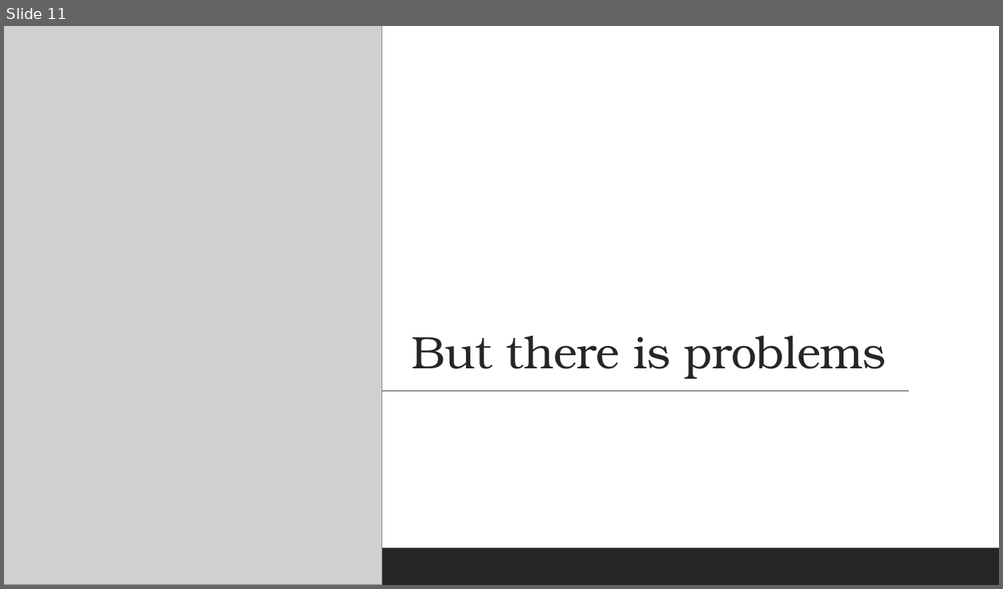
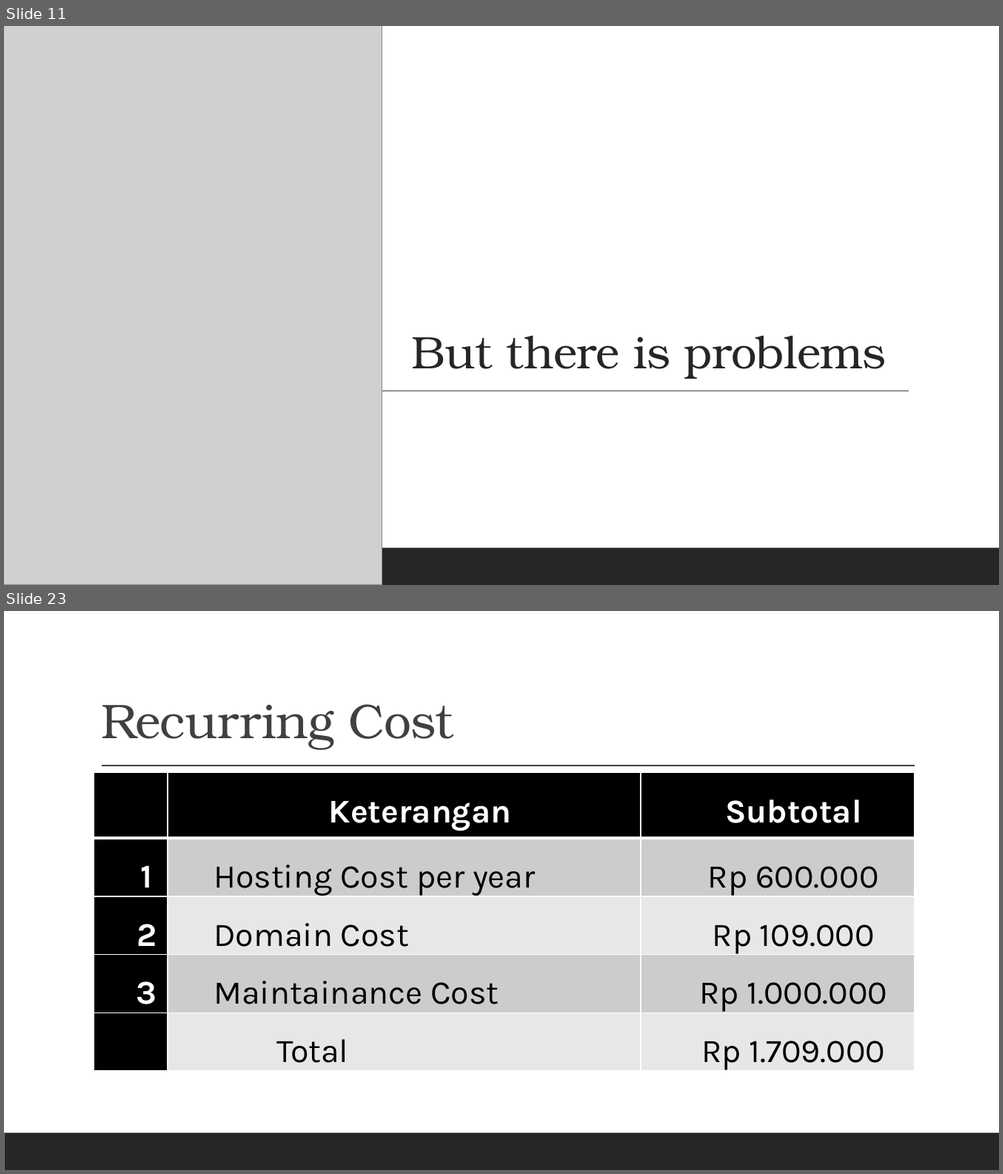
Before and after one commit to Brevalda1/financebrevaldabaru, a slide deck: ONLINE COMPANY EXPENSE RECORDING WEBSITE BASED ON MULTI-COMPANY.pptx. Shown one above the other, each under a label of ours: slide 11 before the commit, slides 11 and 23 after it; the slides between them are not shown. The pictures are 1003x589 and 1003x1174 pixels, drawn with LibreOffice and Linux fonts; fonts in the diff are those of the drawing; grey boxes stand for pictures. Boxes give left, top, right and bottom in pixels: in the first picture for what was removed or moved away, otherwise in the second. Text is boxed around its words. In the diff, an @@ line names an element or a change of style, - is before the commit and + after.

```diff
--- a/ONLINE COMPANY EXPENSE RECORDING WEBSITE BASED ON MULTI-COMPANY.pptx
+++ b/ONLINE COMPANY EXPENSE RECORDING WEBSITE BASED ON MULTI-COMPANY.pptx
@@ slide 23 added at [4, 611, 999, 1170], background #FFFFFF; not listed: 1 template element that a slide beside it also shows @@
@@ title added at [101, 704, 453, 750], 47 pt, text #404040 @@
+Recurring Cost
@@ table added at [94, 773, 914, 1073], 5 rows, 3 columns @@
+ | Keterangan | Subtotal
+1 | Hosting Cost per year | Rp 600.000
+2 | Domain Cost | Rp 109.000
+3 | Maintainance Cost | Rp 1.000.000
+ | Total | Rp 1.709.000
@@ line added from (102, 766) to (915, 766), #404040 1 pt @@
```
Also in this commit, not shown: 14 other slides added, 2 slides removed, 1 other file.
